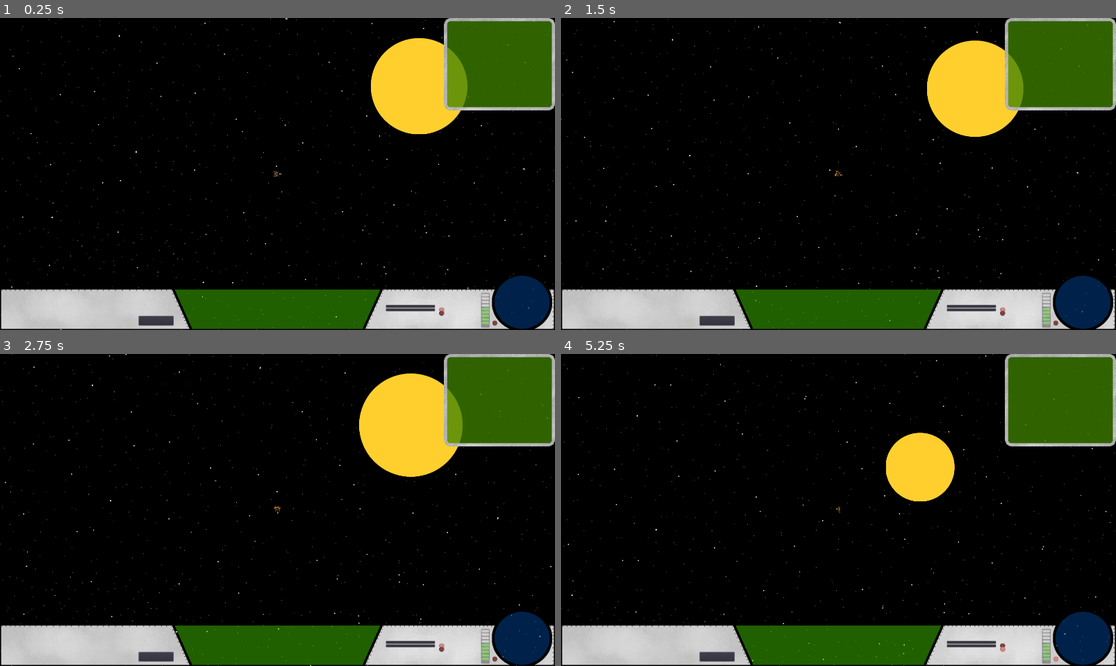
Above: before the commit, frames 1-4 (two rows, left to right).
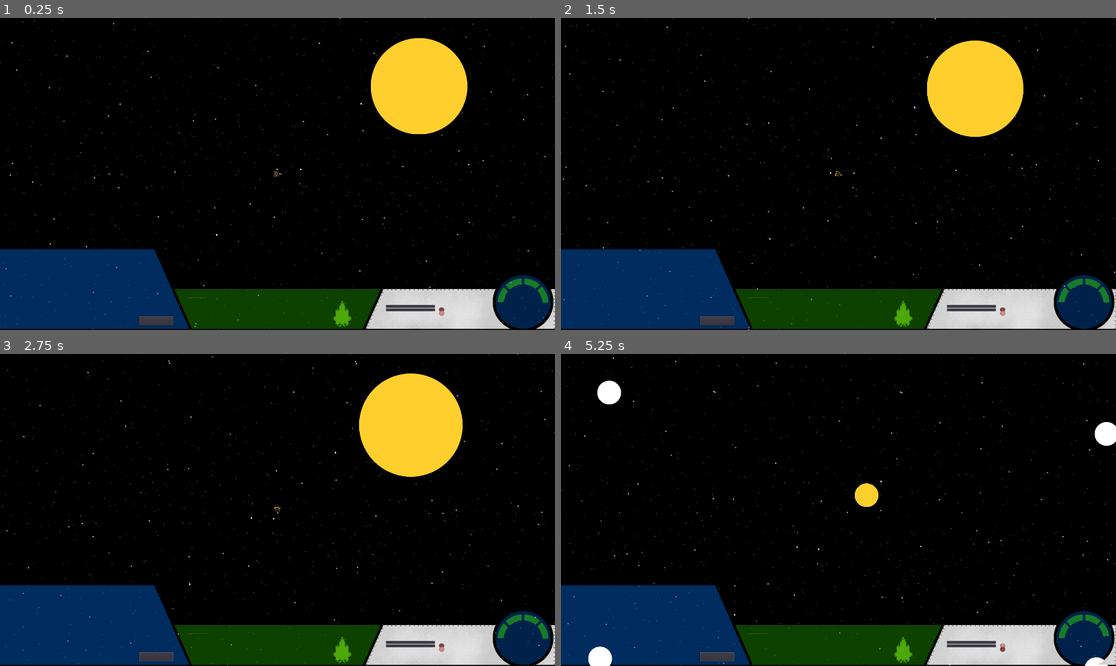
Above: after the commit, the same moments.

Repository: 029614/RedVoid
Game: Godot game, scene res://NewMain.tscn
Same seed, same stepped clock (60 frames per second), same inputs: the game is played once before the commit and once after it.
Inputs (mouse positions are in pixels of both pictures, inside the frame that each line leads up to):
- Up to frame 1 (0.25 s): no input
- Up to frame 2 (1.5 s): click "Radar Lock" at 0.5 s; move the mouse to (960, 158) at 1.27 s; hold Right (ui_right) from 1.28 s (still down); tap O (orbit) at 1.35 s; click (960, 158) at 1.42 s
- Up to frame 3 (2.75 s): tap Space (weapons) at 1.55, 2.1 s; move the mouse to (166, 525) at 2.02 s; release Right (ui_right) at 2.03 s; hold Down (ui_down) from 2.03 s (still down); tap Mouse wheel up (zoom_in) at 2.3 s
- Up to frame 4 (5.25 s): move the mouse to (894, 441) at 2.77 s; release Down (ui_down) at 2.78 s; hold Right (ui_right) 2.78-3.53 s; hold Mouse wheel down (zoom_out) 2.78-3.53 s; tap O (orbit) at 3.05, 3.8, 4.35 s; move the mouse to (810, 572) at 3.52 s; hold Up (ui_up) 3.53-4.28 s; tap Mouse wheel down (zoom_out) at 3.6, 5.1 s; click (810, 572) at 3.67 s; move the mouse to (1005, 556) at 4.27 s; hold Left (ui_left) from 4.28 s (still down); tap Space (weapons) at 4.55 s; tap M (map, bound only after the commit) at 4.9 s; move the mouse to (672, 463) at 5.02 s

The runs differ from the first frame. In frame 1, 19% of the frame differs, in the area x 0-100%, y 0-100%; in frame 2, 19%; in frame 3, 19%; in frame 4, 22%.

Commit message:
MapUpdate

Diff:
--- a/Global.gd
+++ b/Global.gd
@@ -13,15 +13,13 @@
 
 
 #Player Event Flags
-var _is_player_picked = false
 var _process_player_movement = false
 var _player_is_launched = true
-var _player_is_landed = false
 var _player_in_orbit = false
 
 #Player info
 var player_faction = "69 69 Fuck yeah Awesome"
-var player_color = Color(59,183,45,255)
+var player_color = Color8(59,183,45,255)
 
 
 # Called when the node enters the scene tree for the first time.
--- a/Main.gd
+++ b/Main.gd
@@ -4,26 +4,18 @@
 var target = preload("res://Target.tscn")
 var new_position = Vector2()
 var _move_camera = false
-#onready var overlay_origin = $overlay.get_position()
-#onready var overlay = $overlay
-#onready var new_aust = get_node("Bodies/New Austrailia")
-#onready var new_zea = get_node("Bodies/New New Zealand")
-#onready var sun = get_node("Bodies/Sun")
 
 
 # Called when the node enters the scene tree for the first time.
 func _ready() -> void:
-    Global.connect("player_landed", self, "onPlanet")
+    #Global.connect("player_landed", self, "onPlanet")
     Global.connect("request_planets", self, "sendPlanetPositions")
     Global.emit_signal("main_ready")
     print("Main is ready")
-    #$CanvasLayer/UI/ProgressBar.set_max(player.fuel)
 
 
 # Called every frame. 'delta' is the elapsed time since the previous frame.
 func _process(delta: float) -> void:
-    #$CanvasLayer/UI/Frames/Label.set_text(str(Engine.get_frames_per_second()))
-    #$CanvasLayer/UI/ProgressBar.set_value(player.fuel)
     pass
 
 
@@ -43,22 +35,3 @@
     for body in bodies.get_children():
         pos.append(body.get_position())
     Global.emit_signal("send_planets", pos)
-
-func _on_newAust_pressed() -> void:
-    #$Freightor.goTo(new_aust)
-    pass
-
-
-func _on_newZea_pressed() -> void:
-    #$Freightor.goTo(new_zea)
-    pass
-
-
-func _on_Sun_pressed() -> void:
-    #$Freightor.goTo(sun)
-    pass
-
-
-func _on_Stop_pressed() -> void:
-    #$Freightor.stop()
-    pass
--- a/NewMain.tscn
+++ b/NewMain.tscn
@@ -6,6 +6,7 @@
 [ext_resource path="res://Assets/Music/bensound-slowmotion.ogg" type="AudioStream" id=4]
 
 [node name="NewMain" type="Node2D"]
+position = Vector2( 8822.1, 4486.84 )
 script = ExtResource( 2 )
 
 [node name="Navigation2D" type="Navigation2D" parent="."]
--- a/Player/Actor.gd
+++ b/Player/Actor.gd
@@ -5,16 +5,23 @@
 onready var bodies = get_parent().get_node("Navigation2D/Bodies")
 onready var engine = get_parent()
 onready var last_position = get_position()
+onready var fuel_gauge = $CanvasLayer/HUD/Vitals/FuelGauge
 
 #input and direction
 var velocity = Vector2()
 var rotation_dir = 0
 var orbital_pos
+var orbit = {}
+var planet
+var zoom = Vector2()
 
 #Ship
 onready var thrust = 2000
 var mass = 10
-export var fuel = 250000
+export var fuel = 1000
+var fuel_cap = 1000
+var blink_speed = 5
+var red_alpha = 130
 
 #Ship Components
 var fuel_tank_tier = 1 #1-3
@@ -38,6 +45,15 @@
 
 #flags
 var _orbiting = false
+var _low_fuel = false
+var _no_fuel = false
+var _no_ammo = true
+var _no_missile = true
+var _no_bomb = true
+var _zoom_enabled = true
+var _map_view = false
+var _local_view = false
+var _player_is_landed = false
 
 
 
@@ -58,7 +74,7 @@
 func get_input(delta):
 
     #Directional Inputs
-    if Global._player_is_landed == false and _orbiting == false:
+    if _player_is_landed == false and _orbiting == false:
         rotation_dir = 0
         if Input.is_action_pressed('ui_right'):
             rotation_dir += 1
@@ -79,6 +95,7 @@
             fuel -= 1
 
 
+
         else:
 
             #Changing the sprite back to the one without engine plumes
@@ -91,50 +108,130 @@
     rotation += rotation_dir * rotation_speed * delta
     if _orbiting == true:
         position = orbital_pos.get_global_position()
-        rotation = orbital_pos.get_global_rotation() + deg2rad(90)
+        look_at(planet.get_global_position())
 
     #For when you land on a planet
-    if Global._process_player_movement == true and Global._player_is_landed == true:
+    if Global._process_player_movement == true and _player_is_landed == true:
         velocity = Vector2(lerp(velocity.x, 0, friction), lerp(velocity.y, 0, friction))
         velocity = move_and_slide(velocity)
 
     #For flying around normally
-    elif Global._process_player_movement == true and Global._player_is_landed == false:
+    elif Global._process_player_movement == true and _player_is_landed == false:
         velocity = move_and_slide(velocity)
 
-        #Parallax background motion
-        var move_overlay = get_position() - last_position
-        last_position = get_position()
-        #engine.overlay.set_position(engine.overlay.get_position() - move_overlay/2)
+    #Fuel Gauge
+    if _low_fuel == true:
+        if red_alpha == 50:
+            blink_speed = -5
+        elif red_alpha == 180:
+            blink_speed = 5
+        fuel_gauge.set_self_modulate(Color8(253,50,40,red_alpha-blink_speed))
+        fuel_gauge.get_node("Label").set_self_modulate(Color8(253,50,40,red_alpha-blink_speed))
+        red_alpha -= blink_speed
+
+    #Map
+    if _map_view == true and $ChaseCamera.zoom <= Vector2(12,12):
+        if $ChaseCamera.zoom > Vector2(12,12):
+            $ChaseCamera.zoom = Vector2(12,12)
+        $ChaseCamera.zoom += Vector2(.2,.2)
+    elif _local_view == true and $ChaseCamera.zoom > zoom:
+        $ChaseCamera.zoom -= Vector2(.2,.2)
+    elif _local_view == true and $ChaseCamera.zoom == zoom:
+        _local_view = false
+
+    if $ChaseCamera.zoom < Vector2(10,10):
+        $CanvasLayer/MapIcon.hide()
+    elif $ChaseCamera.zoom >= Vector2(10,10):
+        $CanvasLayer/MapIcon.show()
+    $CanvasLayer/MapIcon.set_global_rotation(get_global_rotation() + deg2rad(90))
+
+    if _player_is_landed == true:
+        fuel += 10
+        fuel = clamp(fuel, 0, fuel_cap)
+        print("refueling - ", fuel/float(fuel_cap)*100)
+
+    updateGauge()
+
 
 func _input(event):
     #Orbit
     if Global._player_in_orbit == true and _orbiting == false and Input.is_action_just_pressed("orbit"):
-        _orbiting = true
+        orbit(orbit, planet)
     elif _orbiting == true and Input.is_action_just_pressed("orbit"):
         _orbiting = false
 
     #Lift Off
-    if Global._player_is_landed == true and Input.is_action_just_pressed("weapons"):
+    if _player_is_landed == true and Input.is_action_just_pressed("weapons"):
         print("player launch")
         velocity += Vector2(1, 0).rotated(rotation).normalized()*launch_speed
         velocity = move_and_slide(velocity)
-        Global._player_is_landed = false
+        _player_is_landed = false
 
     #Camera Zoom
-    if Input.is_action_pressed("zoom_in"):
+    if Input.is_action_pressed("zoom_in") and _zoom_enabled == true:
         $ChaseCamera.set_zoom(Vector2($ChaseCamera.get_zoom().x - .1, $ChaseCamera.get_zoom().y - .1))
-    if Input.is_action_pressed("zoom_out"):
+    if Input.is_action_pressed("zoom_out") and _zoom_enabled == true:
         $ChaseCamera.set_zoom(Vector2($ChaseCamera.get_zoom().x + .1, $ChaseCamera.get_zoom().y + .1))
+
+    #Map
+    if Input.is_action_just_pressed("map") and _map_view == false:
+        zoom = $ChaseCamera.zoom
+        _map_view = true
+    elif Input.is_action_just_pressed("map") and _map_view == true:
+        _map_view = false
+        _local_view = true
+
 
 func get_gravity(delta):
     for body in bodies.get_children():
         velocity += ( body.mass / (body.position.distance_to(self.position)) * self.position.direction_to(body.position) ) * delta
 
-func land(planet, orbit):
-    Global._player_is_landed = true
-    print("player is landed")
+func land(planet):
+    _player_is_landed = true
+    print("player is landed on: ", planet)
     Global.emit_signal("capture_planet", Global.player_faction)
 
-func setupOrbit(planet, orbit):
-    orbital_pos = orbit
+func setupOrbit(orbit_data, target):
+    planet = target
+    orbit = orbit_data
+    print("Orbital Coordinates Received")
+
+func orbit(orbit, planet):
+    var p_pos = get_global_position()
+    var obd = {} # Orbit By Distance. Contains a list of orbits. orbit reference:distance from ship
+    for pos in orbit:
+        if orbit.get(pos) == false:
+            obd[pos] = pos.get_global_position().distance_to(p_pos)
+    var s = obd.values()
+    s.sort()
+    for key in obd:
+        if obd[key] == s[0]:
+            orbital_pos = key
+    _orbiting = true
+    print("all code has run")
+    return
+
+func updateGauge():
+    #Fuel Gauge
+    if fuel > 0:
+        fuel_gauge.set_value((fuel/float(fuel_cap))*100)
+        if fuel/float(fuel_cap)*100 <= 25 and fuel/float(fuel_cap)*100 > 0:
+            fuel_gauge.set_self_modulate(Color8(253,50,40,130))
+            fuel_gauge.get_node("Label").set_self_modulate(Color8(253,50,40,130))
+            fuel_gauge.get_node("Label").set_text("Low Fuel!")
+            _low_fuel = true
+        else:
+            fuel_gauge.set_self_modulate(Color8(54,246,0,109))
+            fuel_gauge.get_node("Label").set_self_modulate(Color8(54,246,0,109))
+            fuel_gauge.get_node("Label").set_text("Fuel")
+            _low_fuel = false
+            _no_fuel = false
+    else:
+        _low_fuel = false
+        _no_fuel = true
+        fuel_gauge.set_self_modulate(Color8(253,50,40,0))
+        fuel_gauge.get_node("Label").set_self_modulate(Color8(243,192,19,202))
+        fuel_gauge.get_node("Label").set_text("-No Fuel-")
+
+func playerLog(string):
+    pass
--- a/Player/Actor.tscn
+++ b/Player/Actor.tscn
@@ -9,6 +9,7 @@
 [ext_resource path="res://stars.jpg" type="Texture" id=7]
 [ext_resource path="res://starsPar.png" type="Texture" id=8]
 [ext_resource path="res://UI/HUD.tscn" type="PackedScene" id=9]
+[ext_resource path="res://Assets/mapShip.png" type="Texture" id=10]
 
 [sub_resource type="CapsuleShape2D" id=1]
 
@@ -54,6 +55,7 @@
 [node name="ChaseCamera" type="Camera2D" parent="."]
 current = true
 zoom = Vector2( 1.5, 1.5 )
+smoothing_speed = 10.0
 
 [node name="Sprite" type="Sprite" parent="."]
 position = Vector2( -0.224365, 0.0114136 )
@@ -92,7 +94,7 @@
 position = Vector2( -26.7934, 0.669174 )
 rotation = 1.5708
 frames = SubResource( 7 )
-frame = 2
+frame = 3
 playing = true
 offset = Vector2( -0.069603, 48.021 )
 
@@ -130,3 +132,11 @@
 [node name="CanvasLayer" type="CanvasLayer" parent="."]
 
 [node name="HUD" parent="CanvasLayer" instance=ExtResource( 9 )]
+
+[node name="MapIcon" type="Sprite" parent="CanvasLayer"]
+visible = false
+modulate = Color( 0.0313726, 1, 0.0235294, 1 )
+position = Vector2( 959.66, 539.977 )
+rotation = 1.5708
+scale = Vector2( 0.359688, 0.359688 )
+texture = ExtResource( 10 )
--- a/UI/HUD.tscn
+++ b/UI/HUD.tscn
@@ -2,9 +2,8 @@
 
 [ext_resource path="res://Assets/HUD.png" type="Texture" id=1]
 [ext_resource path="res://Assets/Fonts/standardFont.tres" type="DynamicFont" id=2]
-[ext_resource path="res://Assets/Map.png" type="Texture" id=3]
-[ext_resource path="res://Assets/FuelGauge2.png" type="Texture" id=4]
-[ext_resource path="res://Assets/FuelGauge.png" type="Texture" id=5]
+[ext_resource path="res://Assets/fuelLED.png" type="Texture" id=3]
+[ext_resource path="res://Assets/shipDisp.png" type="Texture" id=4]
 [ext_resource path="res://Assets/WarningOff.png" type="Texture" id=6]
 [ext_resource path="res://Assets/warningOn.png" type="Texture" id=7]
 [ext_resource path="res://UI/HUD.gd" type="Script" id=9]
@@ -47,6 +46,9 @@
 "speed": 5.0
 } ]
 
+[sub_resource type="StyleBoxFlat" id=6]
+bg_color = Color( 0.901961, 0.905882, 0.27451, 0.333333 )
+
 [node name="HUD" type="Control"]
 anchor_right = 1.0
 anchor_bottom = 1.0
@@ -60,7 +62,7 @@
 anchor_top = 1.0
 anchor_right = 1.0
 anchor_bottom = 1.0
-margin_top = -192.0
+margin_top = -280.0
 texture = ExtResource( 1 )
 expand = true
 
@@ -139,6 +141,7 @@
 [node name="WarningIndicator" type="AnimatedSprite" parent="PanelRight/VBoxContainer/Missile"]
 position = Vector2( 192, 16 )
 frames = SubResource( 5 )
+frame = 1
 playing = true
 
 [node name="Radar" type="Button" parent="PanelRight/VBoxContainer"]
@@ -150,86 +153,176 @@
 [node name="WarningIndicator" type="AnimatedSprite" parent="PanelRight/VBoxContainer/Radar"]
 position = Vector2( 192, 16 )
 frames = SubResource( 5 )
-frame = 1
 playing = true
 
 [node name="Vitals" type="Control" parent="."]
-margin_left = 608.0
+margin_left = 611.61
 margin_top = 944.0
-margin_right = 1312.0
+margin_right = 1315.61
 margin_bottom = 1072.0
 
-[node name="HSlider" type="TextureProgress" parent="Vitals"]
-anchor_right = 1.0
-margin_left = 1056.0
-margin_top = 7.99988
-margin_right = 408.0
-margin_bottom = 226.0
-rect_scale = Vector2( 0.54959, 0.54959 )
-max_value = 1000.0
-value = 573.0
-texture_over = ExtResource( 5 )
-texture_progress = ExtResource( 4 )
-fill_mode = 3
-nine_patch_stretch = true
-stretch_margin_bottom = 34
-__meta__ = {
-"_edit_use_anchors_": false
-}
-
-[node name="Label" type="Label" parent="Vitals/HSlider"]
-margin_left = 14.5562
-margin_top = 203.788
-margin_right = 62.5562
-margin_bottom = 229.788
+[node name="FuelGauge" type="TextureProgress" parent="Vitals"]
+self_modulate = Color( 0.211765, 0.964706, 0, 0.427451 )
+margin_left = 1109.64
+margin_top = -42.1082
+margin_right = 1301.64
+margin_bottom = 45.8918
+rect_pivot_offset = Vector2( 88, 72 )
+value = 100.0
+texture_progress = ExtResource( 3 )
+fill_mode = 4
+radial_initial_angle = 271.0
+radial_fill_degrees = 180.0
+radial_center_offset = Vector2( 0, 50 )
+__meta__ = {
+"_edit_use_anchors_": false
+}
+
+[node name="Label" type="Label" parent="Vitals/FuelGauge"]
+self_modulate = Color( 0.211765, 0.964706, 0, 0.494118 )
+margin_top = 48.0
+margin_right = 176.0
+margin_bottom = 104.0
 text = "Fuel"
-__meta__ = {
-"_edit_use_anchors_": false
-}
-
-[node name="WarningIndicator" type="AnimatedSprite" parent="Vitals/HSlider"]
-position = Vector2( 87.3381, 189.232 )
-scale = Vector2( 1.81954, 1.81954 )
-frames = SubResource( 5 )
-frame = 1
-playing = true
-
-[node name="Radar" type="Control" parent="."]
+align = 1
+valign = 1
+__meta__ = {
+"_edit_use_anchors_": false
+}
+
+[node name="Weapons" type="Control" parent="."]
+margin_left = 648.0
+margin_top = 968.0
+margin_right = 688.0
+margin_bottom = 1008.0
+__meta__ = {
+"_edit_use_anchors_": false
+}
+
+[node name="VBoxContainer" type="VBoxContainer" parent="Weapons"]
 margin_right = 40.0
 margin_bottom = 40.0
 __meta__ = {
 "_edit_use_anchors_": false
 }
 
-[node name="RadarImage" type="TextureRect" parent="Radar"]
+[node name="Guns" type="Label" parent="Weapons/VBoxContainer"]
+margin_right = 156.0
+margin_bottom = 26.0
+custom_colors/font_color = Color( 0.494118, 1, 0.266667, 0.752941 )
+text = "Cannon: 500"
+align = 2
+valign = 1
+
+[node name="Control" type="Panel" parent="Weapons/VBoxContainer/Guns"]
+anchor_right = 1.0
+anchor_bottom = 1.0
+margin_right = 28.0
+custom_styles/panel = SubResource( 6 )
+__meta__ = {
+"_edit_use_anchors_": false
+}
+
+[node name="Label" type="Label" parent="Weapons/VBoxContainer/Guns/Control"]
 anchor_left = 1.0
-anchor_right = 1.0
-margin_left = 1496.0
-margin_right = 1880.0
-margin_bottom = 320.0
-texture = ExtResource( 3 )
-__meta__ = {
-"_edit_use_anchors_": false
-}
-
-[node name="ViewportContainer" type="ViewportContainer" parent="Radar"]
-anchor_right = 1.0
-anchor_bottom = 1.0
-margin_left = 1552.0
-margin_top = 16.0
-margin_right = 1864.0
-margin_bottom = 264.0
-__meta__ = {
-"_edit_use_anchors_": false
-}
-
-[node name="Viewport" type="Viewport" parent="Radar/ViewportContainer"]
-size = Vector2( 352, 288 )
-size_override_stretch = true
-transparent_bg = true
-handle_input_locally = false
-disable_3d = true
-usage = 0
-render_target_update_mode = 3
-
-[node name="Camera2D" type="Camera2D" parent="Radar/ViewportContainer/Viewport"]
+anchor_top = 0.5
+anchor_right = 1.0
+anchor_bottom = 0.5
+margin_left = -40.0
+margin_top = -13.0
+margin_bottom = 13.0
+custom_colors/font_color = Color( 0.494118, 1, 0.266667, 0.752941 )
+text = "<"
+align = 2
+valign = 1
+__meta__ = {
+"_edit_use_anchors_": false
+}
+
+[node name="Missiles" type="Label" parent="Weapons/VBoxContainer"]
+margin_top = 30.0
+margin_right = 156.0
+margin_bottom = 56.0
+custom_colors/font_color = Color( 0.494118, 1, 0.266667, 0.752941 )
+text = "Missiles: 004"
+align = 2
+valign = 1
+
+[node name="Control" type="Panel" parent="Weapons/VBoxContainer/Missiles"]
+visible = false
+anchor_right = 1.0
+anchor_bottom = 1.0
+margin_right = 28.0
+custom_styles/panel = SubResource( 6 )
+__meta__ = {
+"_edit_use_anchors_": false
+}
+
+[node name="Label" type="Label" parent="Weapons/VBoxContainer/Missiles/Control"]
+anchor_left = 1.0
+anchor_top = 0.5
+anchor_right = 1.0
+anchor_bottom = 0.5
+margin_left = -40.0
+margin_top = -13.0
+margin_bottom = 13.0
+custom_colors/font_color = Color( 0.494118, 1, 0.266667, 0.752941 )
+text = "<"
+align = 2
+valign = 1
+
+[node name="Bombs" type="Label" parent="Weapons/VBoxContainer"]
+margin_top = 60.0
+margin_right = 156.0
+margin_bottom = 86.0
+custom_colors/font_color = Color( 0.494118, 1, 0.266667, 0.752941 )
+text = "Bombs: 002"
+align = 2
+valign = 1
+
+[node name="Control" type="Panel" parent="Weapons/VBoxContainer/Bombs"]
+visible = false
+anchor_right = 1.0
+anchor_bottom = 1.0
+margin_right = 28.0
+custom_styles/panel = SubResource( 6 )
+__meta__ = {
+"_edit_use_anchors_": false
+}
+
+[node name="Label" type="Label" parent="Weapons/VBoxContainer/Bombs/Control"]
+anchor_left = 1.0
+anchor_top = 0.5
+anchor_right = 1.0
+anchor_bottom = 0.5
+margin_left = -40.0
+margin_top = -13.0
+margin_bottom = 13.0
+custom_colors/font_color = Color( 0.494118, 1, 0.266667, 0.752941 )
+text = "<"
+align = 2
+valign = 1
+
+[node name="Ship" type="Control" parent="."]
+margin_right = 40.0
+margin_bottom = 40.0
+__meta__ = {
+"_edit_use_anchors_": false
+}
+
+[node name="Sprite" type="Sprite" parent="Ship"]
+modulate = Color( 0.52549, 1, 0.0901961, 0.545098 )
+position = Vector2( 1184, 1024 )
+scale = Vector2( 0.4, 0.4 )
+texture = ExtResource( 4 )
+
+[node name="Label" type="Label" parent="Ship"]
+margin_left = 1104.0
+margin_top = 944.0
+margin_right = 1260.0
+margin_bottom = 970.0
+custom_colors/font_color = Color( 0.494118, 1, 0.266667, 0.752941 )
+text = "Shields: 100%"
+__meta__ = {
+"_edit_use_anchors_": false
+}
--- a/Wells/Sun.gd
+++ b/Wells/Sun.gd
@@ -68,30 +68,24 @@
 func capture(faction):
     if ownership != faction:
         ownership = faction
-        $PlanetSprite.self_modulate = Global.player_color
-
-func assignOrbit():
-    for pos in orbit:
-        if orbit.get(pos) == false:
-            orbit_assignment = pos
-            return
+        $PlanetSprite.set_self_modulate(Global.player_color)
 
 func _on_Landing_area_shape_entered(area_id: int, area: Area2D, area_shape: int, self_shape: int) -> void:
-    if area.get_parent() == player and area.name != "DamageEngines" and _is_destructive == true:
+    if area.get_parent() == player and _is_destructive == true:
         Global.emit_signal("player_died")
     elif area == player.get_node("LandingGear") and _is_destructive == false:
         Global.emit_signal("player_landed", self)
-        print("player landed")
+        print("player is landing")
 
 
 func _on_Arrival_body_entered(body: Node) -> void:
     if body == player:
         Global._player_in_orbit = true
-        assignOrbit()
-        Global.emit_signal("player_arrival", self, orbit_assignment)
+        print("player arrival")
+        Global.emit_signal("player_arrival", orbit, self)
     if body == freighter:
-        assignOrbit()
-        Global.emit_signal("freighter_arrival", self, orbit_assignment)
+        var p_pos = freighter.get_global_position()
+        Global.emit_signal("freighter_arrival", orbit, self)
 
 
 func _on_Arrival_body_exited(body):
--- a/project.godot
+++ b/project.godot
@@ -66,6 +66,11 @@
 "events": [ Object(InputEventKey,"resource_local_to_scene":false,"resource_name":"","device":0,"alt":false,"shift":false,"control":false,"meta":false,"command":false,"pressed":false,"scancode":79,"unicode":0,"echo":false,"script":null)
  ]
 }
+map={
+"deadzone": 0.5,
+"events": [ Object(InputEventKey,"resource_local_to_scene":false,"resource_name":"","device":0,"alt":false,"shift":false,"control":false,"meta":false,"command":false,"pressed":false,"scancode":77,"unicode":0,"echo":false,"script":null)
+ ]
+}
 
 [rendering]
 
Binary file changed: Assets/HUD.png
Binary file added: Assets/fuelLED.png
Not shown, added: Assets/fuelLED.png.import
Binary file added: Assets/shipDisp.png
Not shown, added: Assets/shipDisp.png.import
Not shown: 1 places in Player/Actor.tscn that only renumber resources
